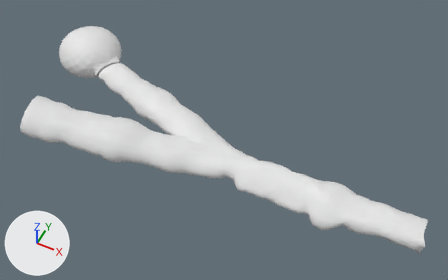
The Blender file models/tunnel02/tunnel02.blend, before and after one commit.
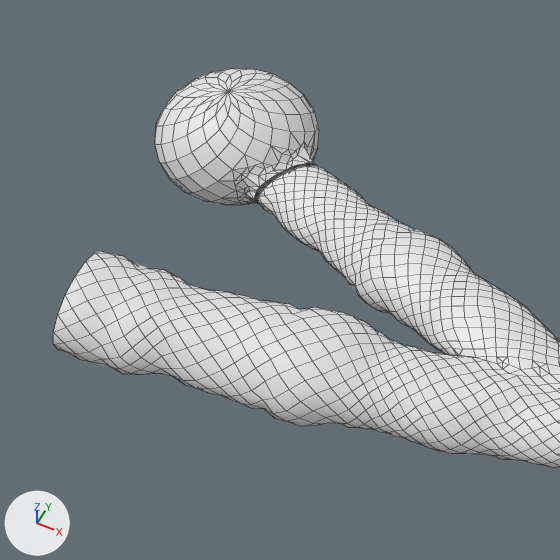
Each version is shown whole from a 50 mm camera at (7.8, -37.3, 49.7) aimed at (-12.4, 3.2, -0.8), then close up on the part from 0% to 48% of the width and 0% to 76% of the height. The axes (+X, +Y, +Z) are drawn at lower left. The lights are the same throughout. The close-ups show mesh edges as thin lines.

Names of what the first close-up shows: 'section01'.
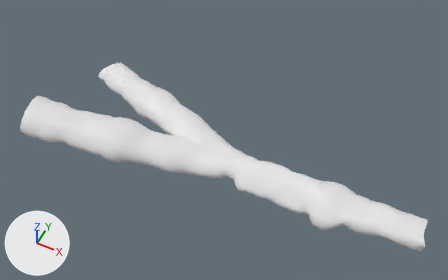
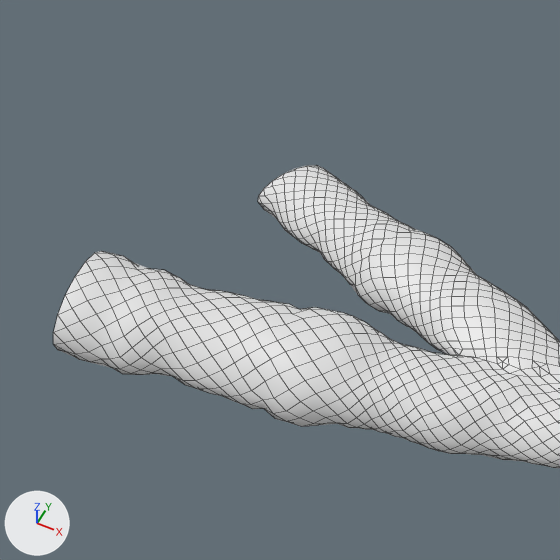
What differs and where, as boxes [x1, y1, x2, y2] in the close-ups (560 x 560 px):
'section01', reshaped: before [53, 68, 560, 468]; after [53, 165, 560, 468]
part 1 of me_cylinder, deleted: before [155, 68, 319, 205]

The change, as a list of edits to the scene's bpy script:
```text
Change me_cylinder:
    where me_cylinder.from_pydata(...)  # 5379 vertices, 5332 faces; spans x -38.6..10.6, y -7.6..13.7, z -4.5..3.7
    used by ob_section01; location = (0.0, 0.0, 0.0)
    me_cylinder part 1: the loose piece of 594 vertices spanning x -38.6..-30.0, y 5.8..13.7, z -4.5..1.0 is deleted
```
